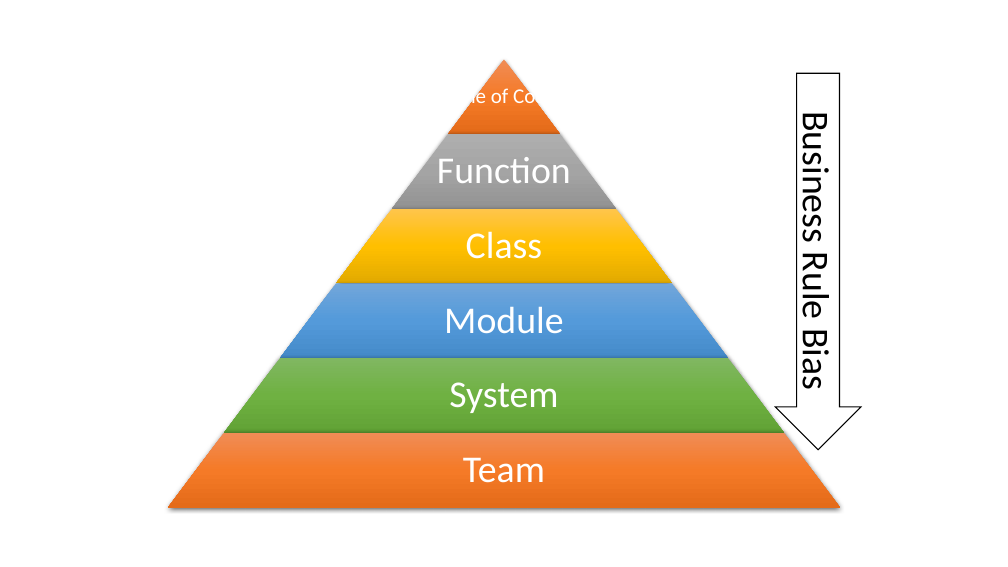
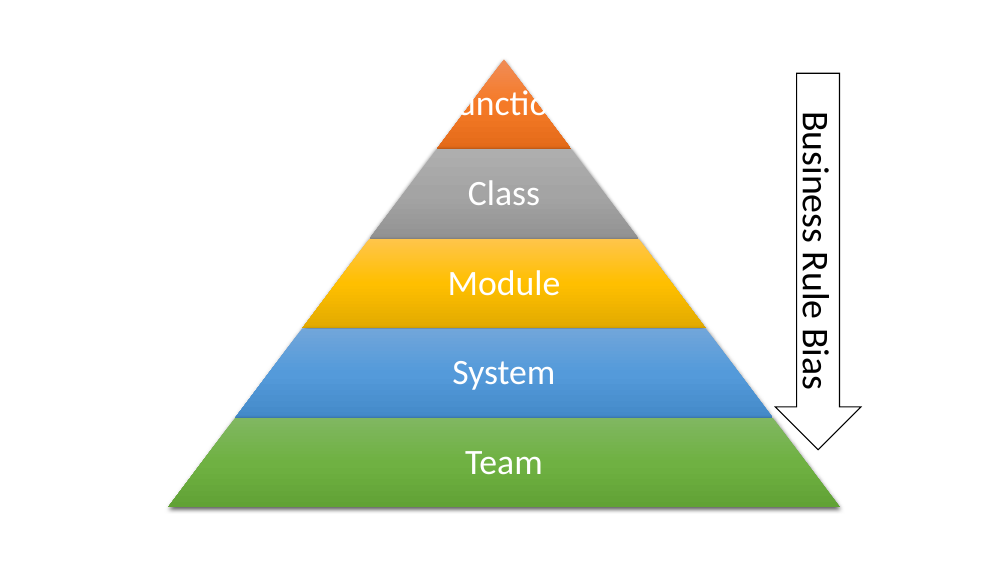
Before and after one commit to linus123/linus123.github.io, a slide deck: slide 1 of src/SingleResponsibilityPrinciple/images.pptx. Drawn at 1008x567 pixels with LibreOffice and Linux fonts; fonts in the diff are those of the drawing. Boxes give left, top, right and bottom in pixels: in the first picture for what was removed or moved away, otherwise in the second. Text is boxed around its words. In the diff, an @@ line names an element or a change of style, - is before the commit and + after.

Commit message:
Removed single line of code

```diff
--- a/src/SingleResponsibilityPrinciple/images.pptx
+++ b/src/SingleResponsibilityPrinciple/images.pptx
@@ size 36 to 34 pt in 5 elements at (465, 451, 543, 474), (452, 361, 555, 390), (448, 270, 561, 296), (468, 180, 540, 205), (441, 86, 567, 125) @@
@@ text "Function": place and size @@
-text "Function" at (437, 157, 571, 183)
+text "Function" at (441, 86, 567, 125)
@@ trapezoid: place and size @@
-trapezoid at (448, 60, 560, 135)
+trapezoid at (437, 60, 572, 150)
@@ text removed at (451, 86, 557, 110) @@
-Line of Code
@@ trapezoid: place and size @@
-trapezoid at (392, 134, 616, 209)
+trapezoid at (370, 149, 639, 239)
@@ text "Class": place and size @@
-text "Class" at (466, 231, 542, 259)
+text "Class" at (468, 180, 540, 205)
@@ trapezoid: place and size @@
-trapezoid at (336, 209, 671, 284)
+trapezoid at (302, 239, 706, 329)
@@ text "Module": place and size @@
-text "Module" at (444, 306, 563, 333)
+text "Module" at (448, 270, 561, 296)
@@ trapezoid: place and size @@
-trapezoid at (280, 284, 728, 358)
+trapezoid at (235, 328, 773, 418)
@@ text "System": place and size @@
-text "System" at (449, 382, 558, 413)
+text "System" at (452, 361, 555, 390)
@@ trapezoid removed at (224, 358, 784, 433) @@
@@ trapezoid: place and size @@
-trapezoid at (168, 433, 840, 508)
+trapezoid at (168, 418, 840, 508)
@@ trapezoid at (168, 418, 840, 508): fill gradient #F18C57 to #F67B28 to #E56C19 to gradient #81B861 to #6FB242 to #62A336 @@
```
Also in this commit, not shown: 2 other files.
